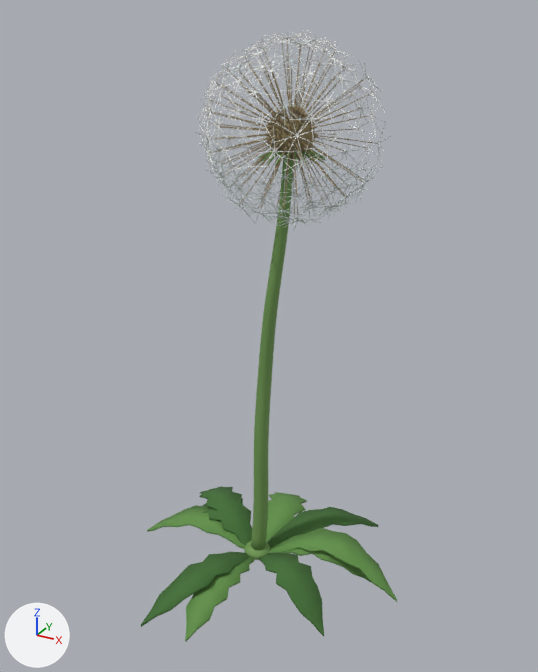
A saved change to the glTF model assets/models/giant_dandelion/giant_dandelion_lod1.glb.
The view is the same before and after, from a 50 mm lens placed at (10.36, -17.99, 17.45), pointed at (0.38, 0.17, 8.37). Every picture has the same lights, and +X, +Y and +Z are marked at lower left. The older version comes first. Where no turn or scale is listed for an object, it has been applied to the vertices.

The first picture shows 'AttachedSeedsAndPappus_LOD1', 'RosetteLeaves_LOD1', 'Scape_LOD1', 'SeedHeadCore_LOD1'.
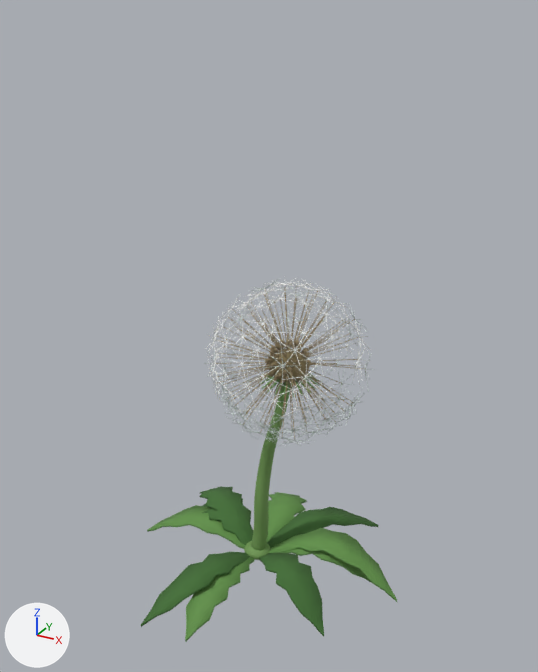
Boxes [x1, y1, x2, y2] around the edits, measured in the pictures (538 x 672 px; the box of a moved part takes in the faces that stretch with it):
'AttachedSeedsAndPappus_LOD1', moved
    before: [196, 31, 391, 229]
    after: [204, 278, 372, 446]
'Scape_LOD1', reshaped (8% narrower, 56% shorter)
    before: [244, 157, 294, 560]
    after: [244, 383, 290, 560]
'SeedHeadCore_LOD1', moved
    before: [257, 118, 326, 166]
    after: [259, 349, 319, 397]
part 1 of me_scape_lod1mesh, moved or reshaped
    before: [251, 157, 294, 551]
    after: [251, 383, 290, 550]

The change in detail:
me_scape_lod1mesh is used by ob_scape_lod1; location (0.0, 0.0, 0.0).
me_scape_lod1mesh had 422 vertices, 836 faces and spanned x -0.46..1.21, y -0.45..0.45, z 0.06..13.79.
me_scape_lod1mesh now has 422 vertices, 836 faces and spans x -0.46..1.21, y -0.45..0.45, z 0.06..7.07.
me_scape_lod1mesh part 1: 346 of 422 vertices moved; they spanned x -0.21..1.21, y -0.26..0.3, z 0.28..13.79 and now span x -0.21..1.21, y -0.26..0.3, z 0.26..7.07; mean shift (0.0, 0.0, -3.41); largest move (1.2, -0.06, 13.77) -> (1.2, -0.06, 7.01).
me_seedheadcore_lod1mesh is used by ob_seedheadcore_lod1; location (0.0, 0.0, 0.0).
me_seedheadcore_lod1mesh had 298 vertices, 392 faces and spanned x 0.19..2.05, y -0.85..1.01, z 13.74..14.82.
me_seedheadcore_lod1mesh now has 298 vertices, 392 faces and spans x 0.19..2.05, y -0.85..1.01, z 7.0..8.08.
me_seedheadcore_lod1mesh part 2: the whole mesh is moved by (0.0, 0.0, -6.74).
me_attachedseedsandpappus_lod1mesh is used by ob_attachedseedsandpappus_lod1; location (0.0, 0.0, 0.0).
me_attachedseedsandpappus_lod1mesh had 11205 vertices, 11880 faces and spanned x -1.41..3.59, y -2.48..2.63, z 11.91..16.96.
me_attachedseedsandpappus_lod1mesh now has 11205 vertices, 11880 faces and spans x -1.41..3.59, y -2.48..2.63, z 5.17..10.22.
me_attachedseedsandpappus_lod1mesh part 3: the whole mesh is moved by (0.0, 0.0, -6.74).
